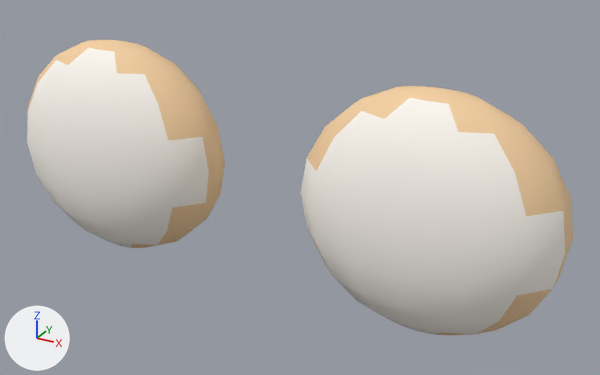
Two versions of the glTF model character-studio/src/assets/anatomy/parts/ears-round-bear.glb, one commit apart.
Rendered twice from a camera (50 mm lens) standing at (0.258, -0.418, 1.235) and looking at (0.023, 0.01, 1.021). Every picture has the same lights, and +X, +Y and +Z are marked at lower left. The older version comes first. Shape keys are drawn at the values saved in each file.

Names of what the first picture shows: 'ears-round-bear'.
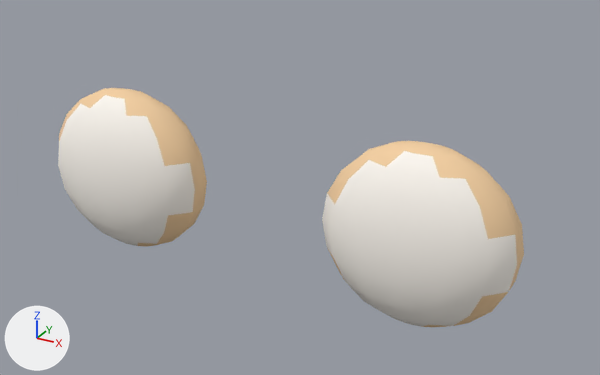
The change, as JSON lines over the scene's bpy script:
```json
{"block": "key_0_length", "where": "key_0_length = bpy.data.objects['ears-round-bear'].data.shape_keys.key_blocks['length']"}
{"op": "set", "path": "key_0_length.value", "old": "1.0", "new": "0.0"}
{"block": "key_1_width", "where": "key_1_width = bpy.data.objects['ears-round-bear'].data.shape_keys.key_blocks['width']"}
{"op": "set", "path": "key_1_width.value", "old": "1.0", "new": "0.0"}
```

Pixel boxes (x1, y1, x2, y2) of what changed, in the pictures (600 x 375 px):
```json
{"object": "ears-round-bear", "change": "reshaped", "before": [27, 40, 573, 335], "after": [58, 88, 524, 327], "on screen": "15% narrower, 19% shorter"}
```
